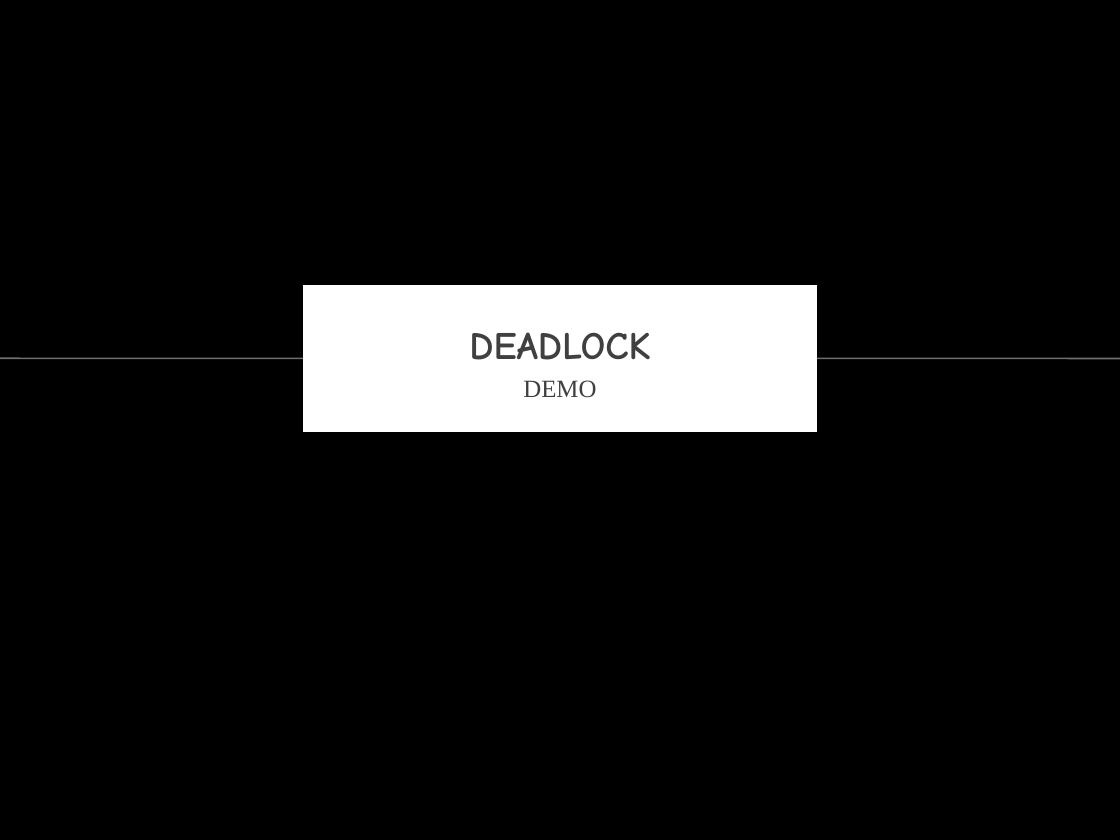
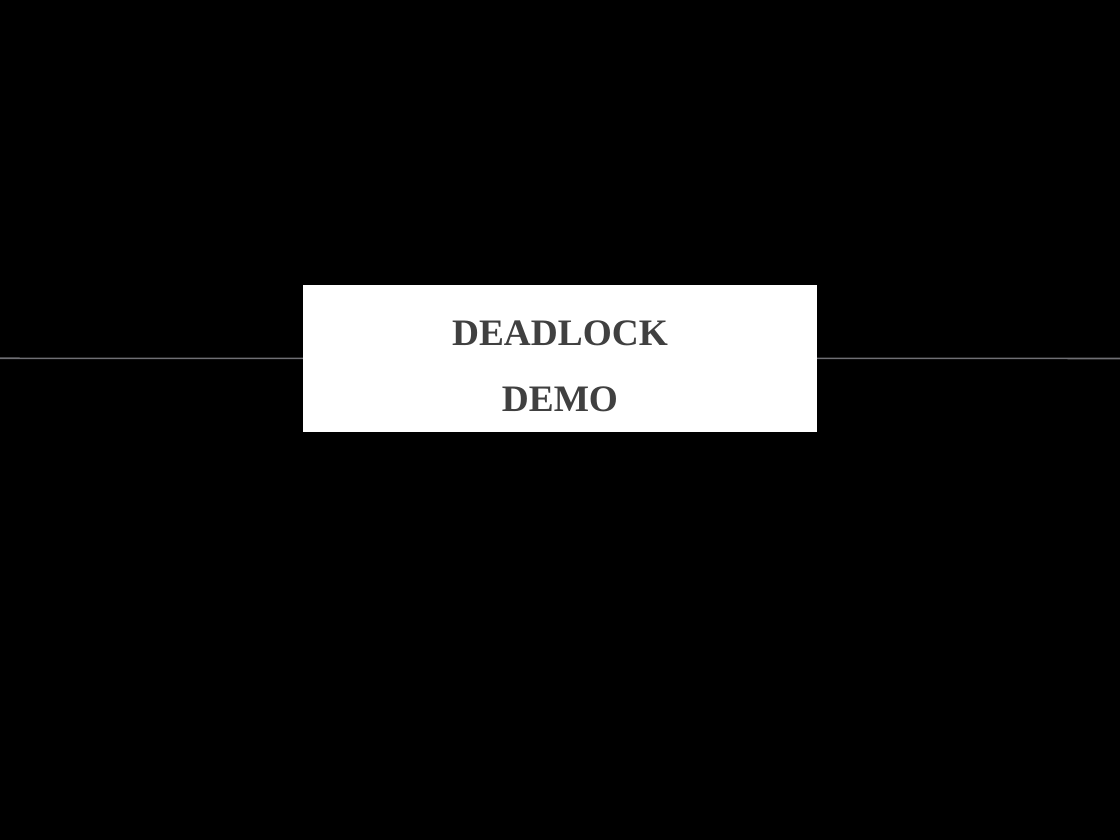
Before and after one commit to vong-srey/Paravantage, a slide deck: slide 15 of Presentation.pptx. Drawn at 1120x840 pixels with LibreOffice and Linux fonts; fonts in the diff are those of the drawing; background and template pictures are left out. Boxes give left, top, right and bottom in pixels: in the first picture for what was removed or moved away, otherwise in the second. Text is boxed around its words. In the diff, an @@ line names an element or a change of style, - is before the commit and + after.

```diff
--- a/Presentation.pptx
+++ b/Presentation.pptx
@@ title "DEADLOCK": place and size @@
-title "DEADLOCK" at bbox=[469, 332, 650, 360]
+title "DEADLOCK" at bbox=[315, 293, 806, 367]
@@ title "DEADLOCK" at bbox=[315, 293, 806, 367]: size 25 to 24 pt, font Comic Neue to Times New Roman; vertical alignment bottom to middle; fill none to #FFFFFF; outline none to #FFFFFF 6 pt @@
@@ subtitle "DEMO": place and size @@
-subtitle "DEMO" at bbox=[523, 380, 596, 398]
+subtitle "DEMO" at bbox=[315, 373, 806, 426]
@@ subtitle "DEMO" at bbox=[315, 373, 806, 426]: size 16 to 24 pt, bold on; line spacing 1 to 0.9; less space between paragraphs; vertical alignment top to middle; fill none to #FFFFFF; outline none to #FFFFFF 6 pt @@
```
Also in this commit, not shown: 9 other slides changed.
